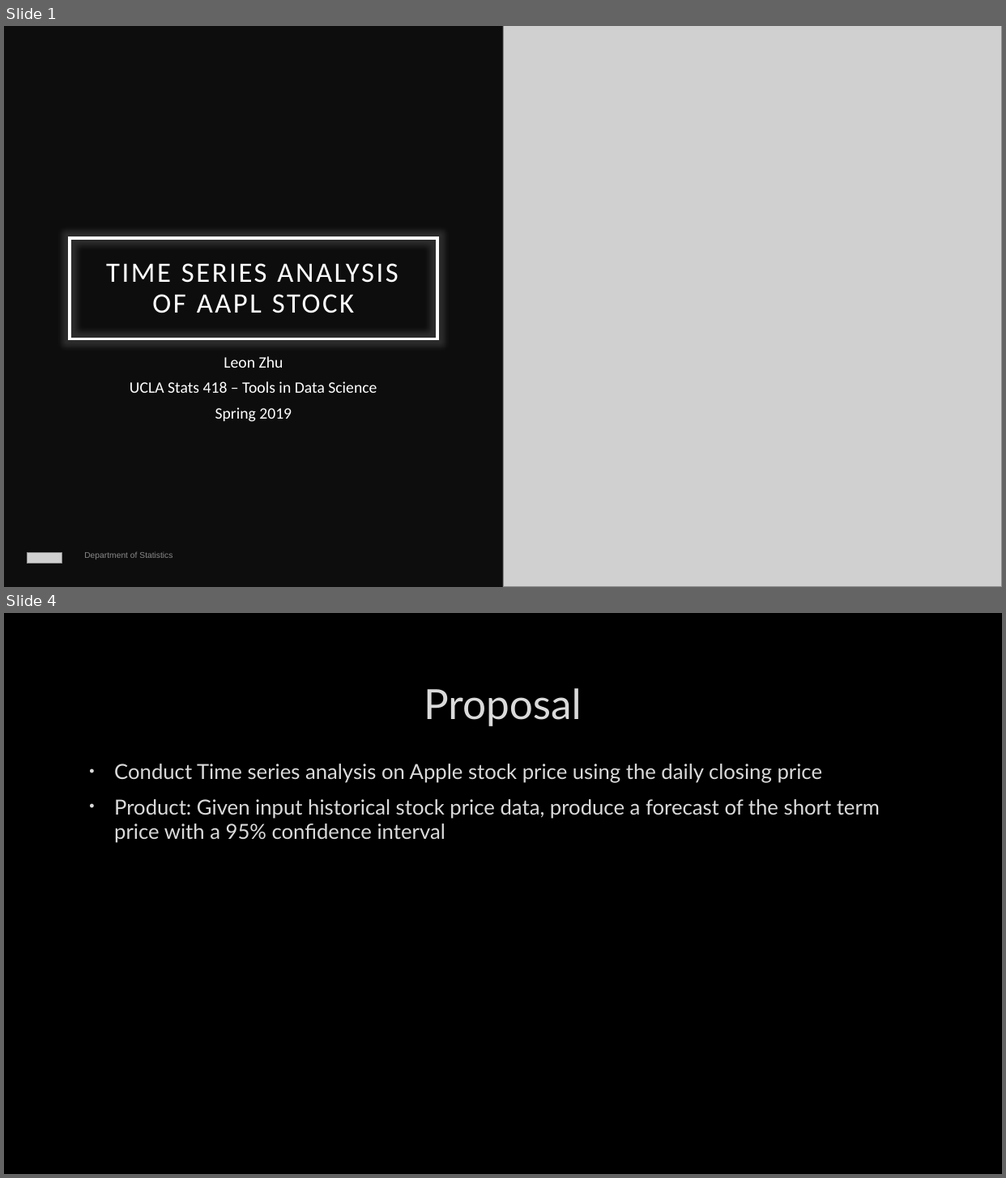
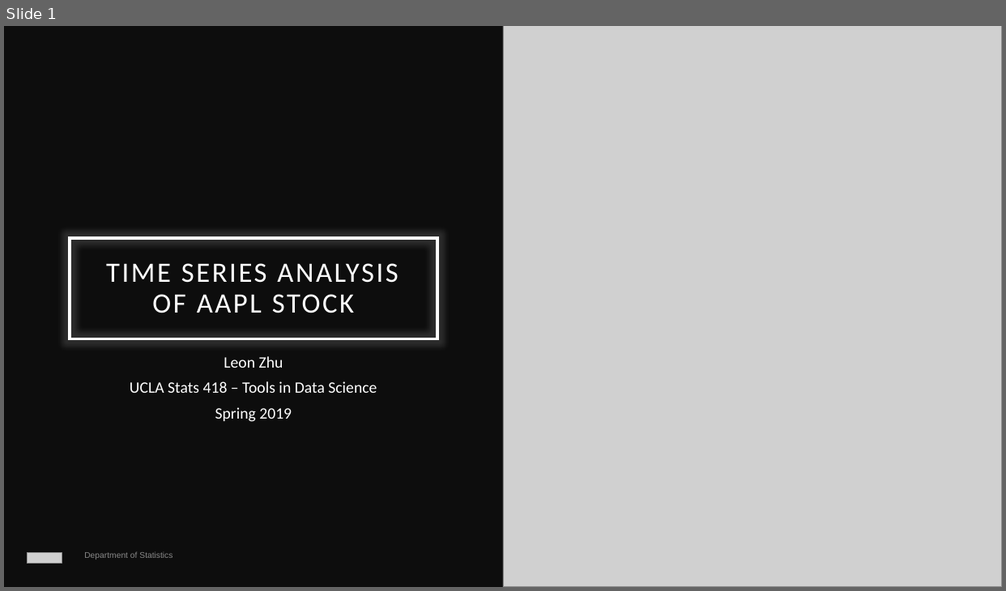
Before and after one commit to positivee27/Stat418Project, a slide deck: Time series analysis of aapl stock.pptx. Shown one above the other, each under a label of ours: slides 1 and 4 before the commit, slide 1 after it; the slides between them are not shown. The pictures are 1006x1178 and 1006x591 pixels, drawn with LibreOffice and Linux fonts; fonts in the diff are those of the drawing; grey boxes stand for pictures; background and template pictures are left out. Boxes give left, top, right and bottom in pixels: in the first picture for what was removed or moved away, otherwise in the second. Text is boxed around its words. In the diff, an @@ line names an element or a change of style, - is before the commit and + after.

```diff
--- a/Time series analysis of aapl stock.pptx
+++ b/Time series analysis of aapl stock.pptx
@@ slide 4 removed at (4, 613, 1002, 1174), background picture (left out) @@
@@ title removed at (424, 688, 582, 726) @@
-Proposal
@@ text removed at (114, 764, 880, 843) @@
-• Conduct Time series analysis on Apple stock price using the daily closing price
-• Product: Given input historical stock price data, produce a forecast of the short term price with a 95% confidence interval
```
Also in this commit, not shown: 2 slides changed, 3 slides added, 1 other file.
